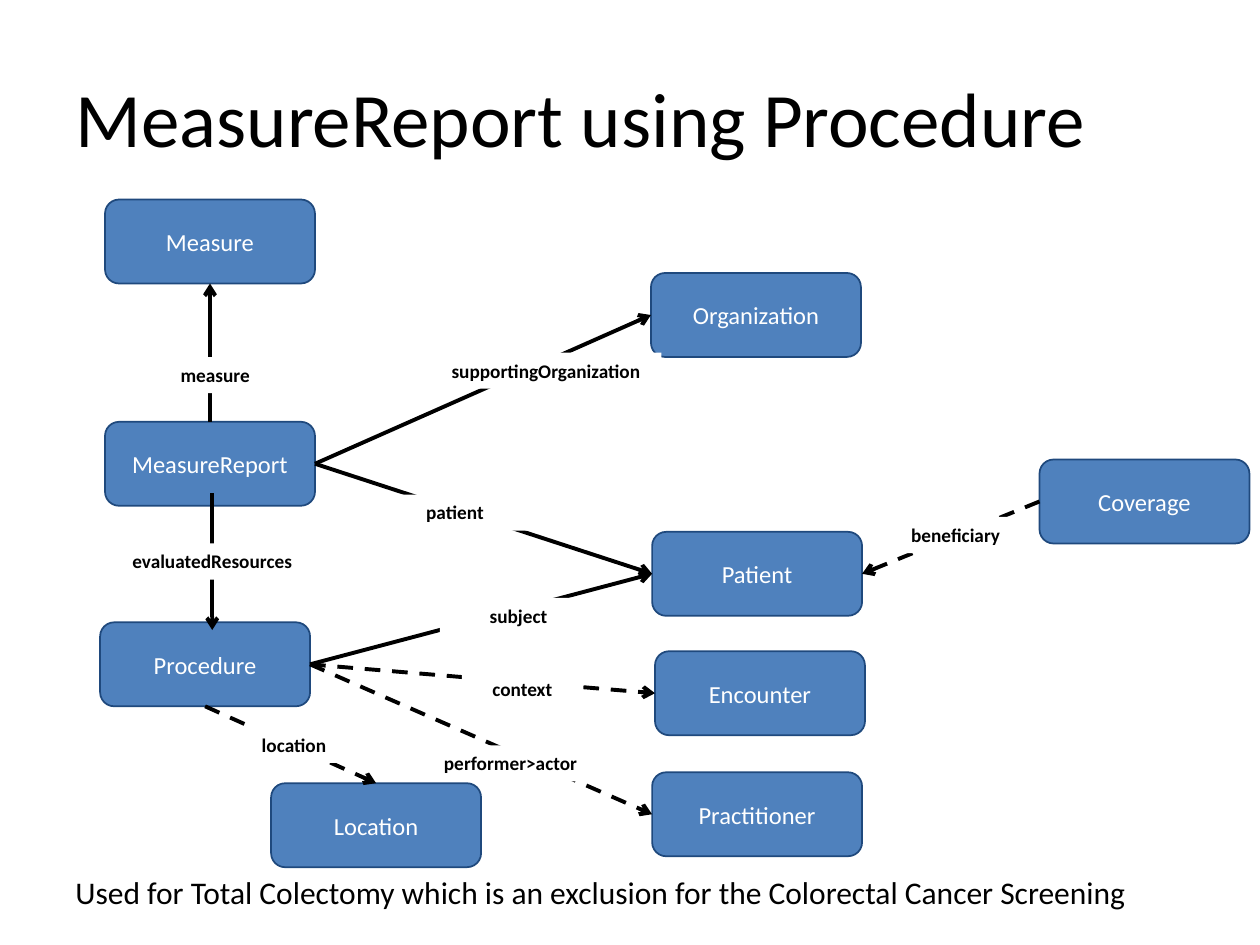
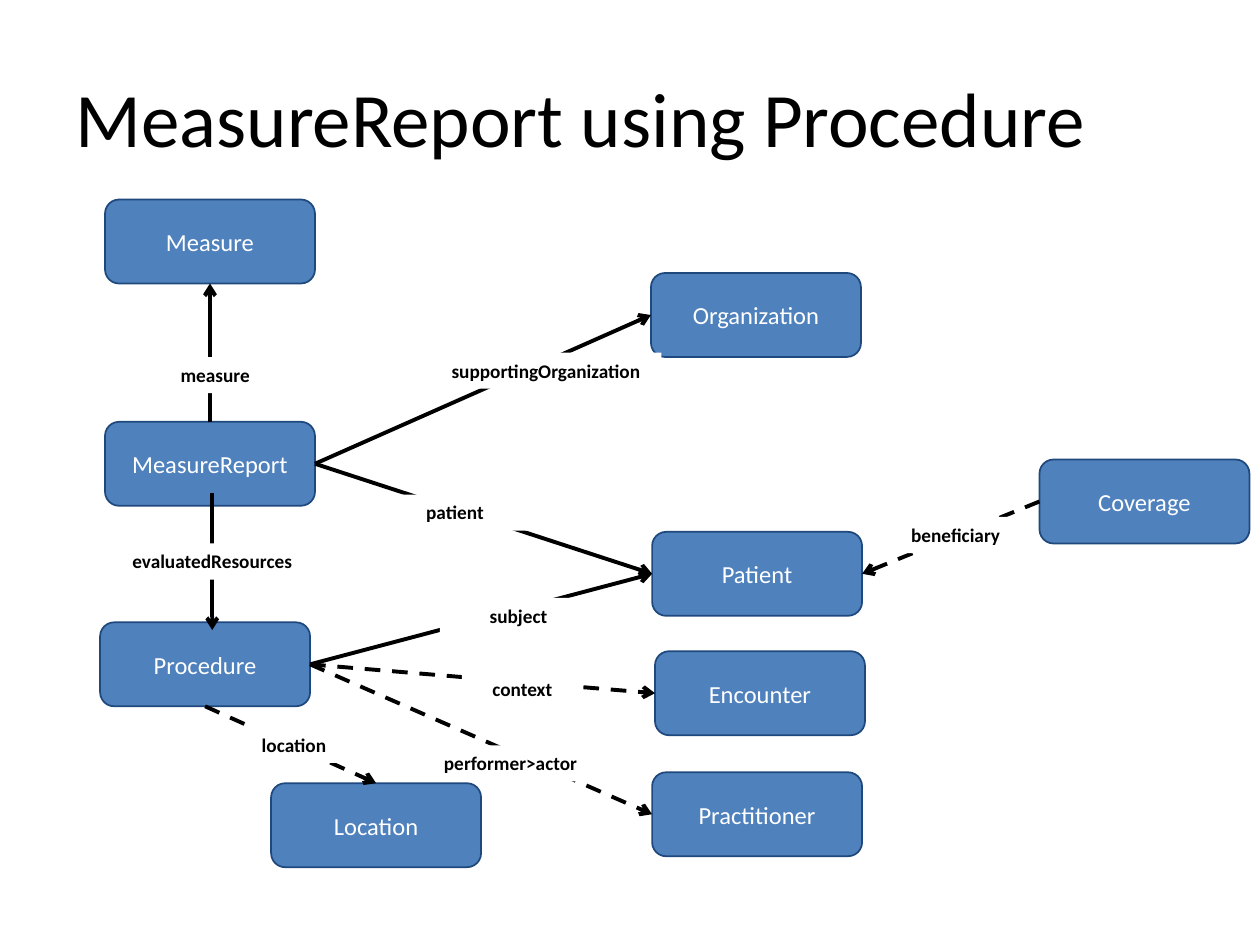
Before and after one commit to HL7/davinci-deqm, a slide deck: slide 9 of source/pages/assets/images/source/DEQM Resource Diagram - COL.pptx. Drawn at 1260x945 pixels with LibreOffice and Linux fonts; fonts in the diff are those of the drawing. Boxes give left, top, right and bottom in pixels: in the first picture for what was removed or moved away, otherwise in the second. Text is boxed around its words. In the diff, an @@ line names an element or a change of style, - is before the commit and + after.

```diff
--- a/source/pages/assets/images/source/DEQM Resource Diagram - COL.pptx
+++ b/source/pages/assets/images/source/DEQM Resource Diagram - COL.pptx
@@ text removed at [75,882,1125,910] @@
-Used for Total Colectomy which is an exclusion for the Colorectal Cancer Screening
```
Also in this commit, not shown: 2 other files.
